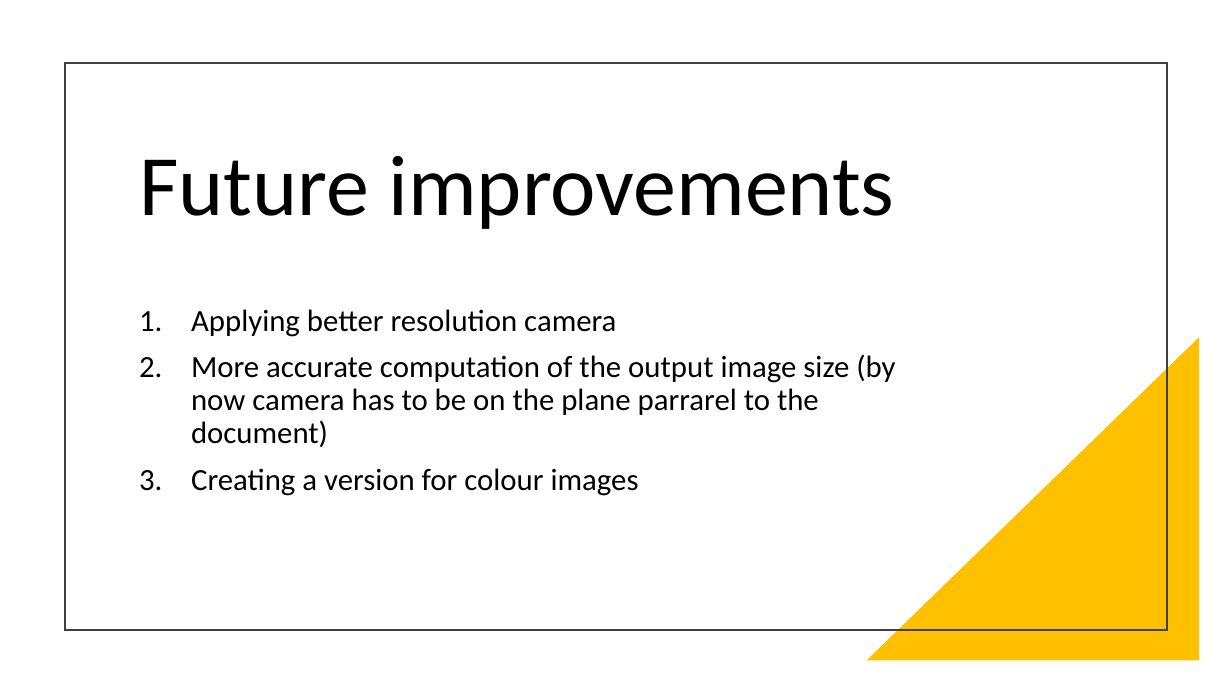
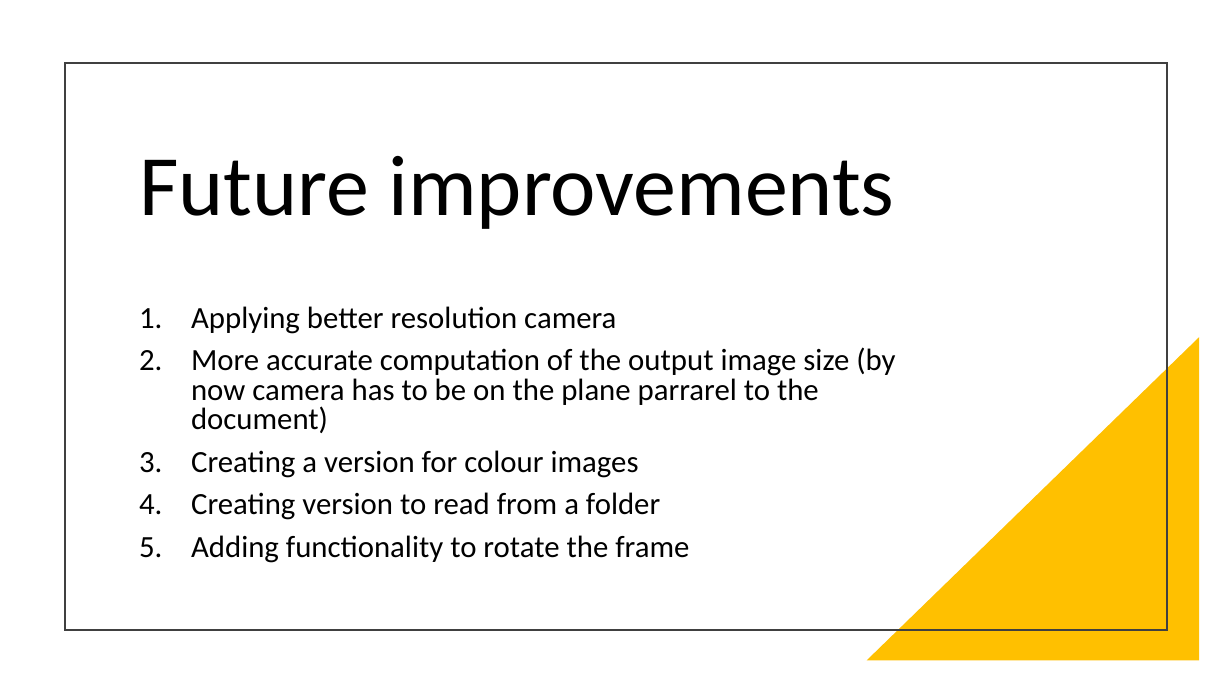
Before and after one commit to JerzyJerzu/Document-Scanner, a slide deck: slide 18 of document_scanner.pptx (slide 6 before the commit). Drawn at 1232x693 pixels with LibreOffice and Linux fonts; fonts in the diff are those of the drawing. Boxes give left, top, right and bottom in pixels: in the first picture for what was removed or moved away, otherwise in the second. Text is boxed around its words. In the diff, an @@ line names an element or a change of style, - is before the commit and + after.

```diff
--- a/document_scanner.pptx
+++ b/document_scanner.pptx
@@ text at box(191, 306, 895, 478): line spacing 0.9 to 0.8 @@
@@ text at box(191, 492, 689, 563): paragraphs added @@
+4. Creating version to read from a folder
+5. Adding functionality to rotate the frame
```
Also in this commit, not shown: 2 other slides changed, 12 slides added, 1 other file.
